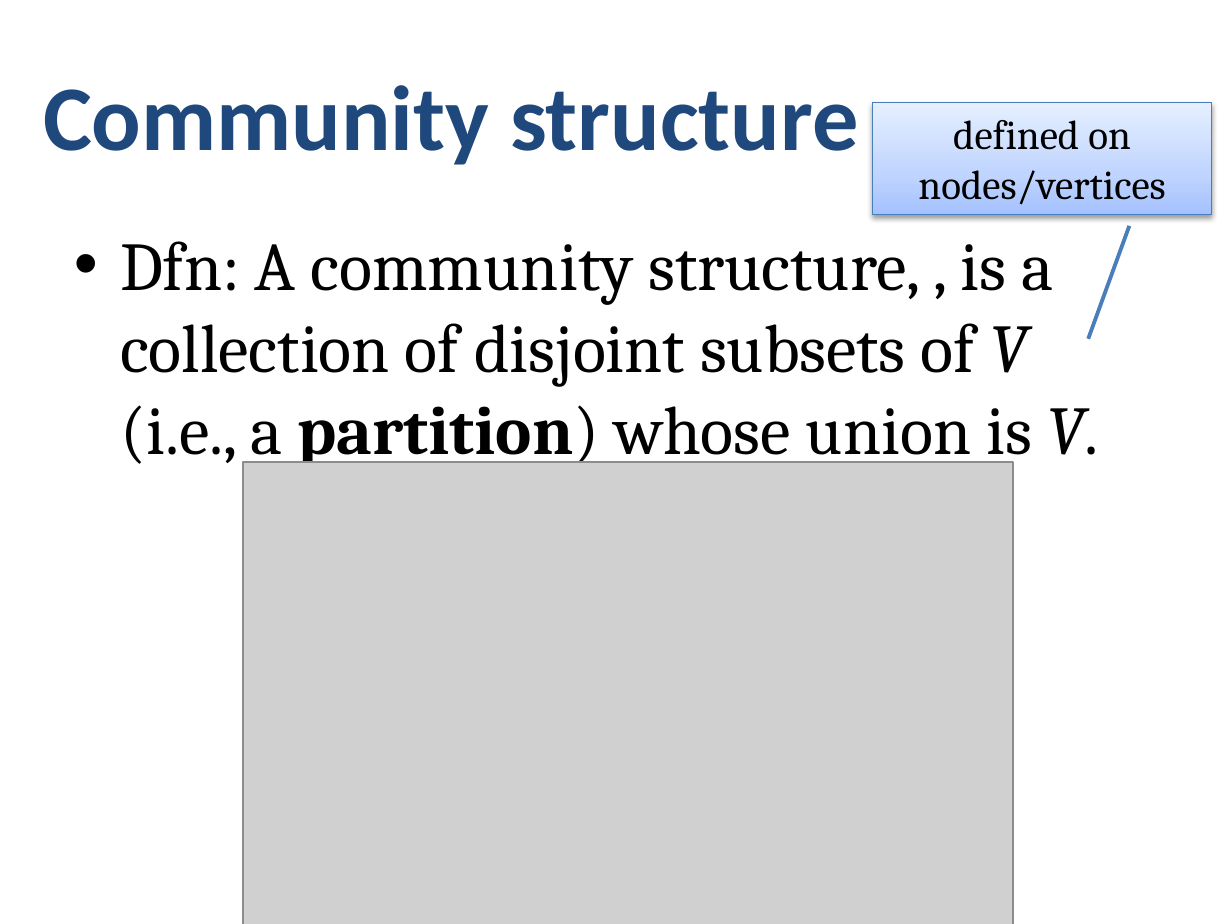
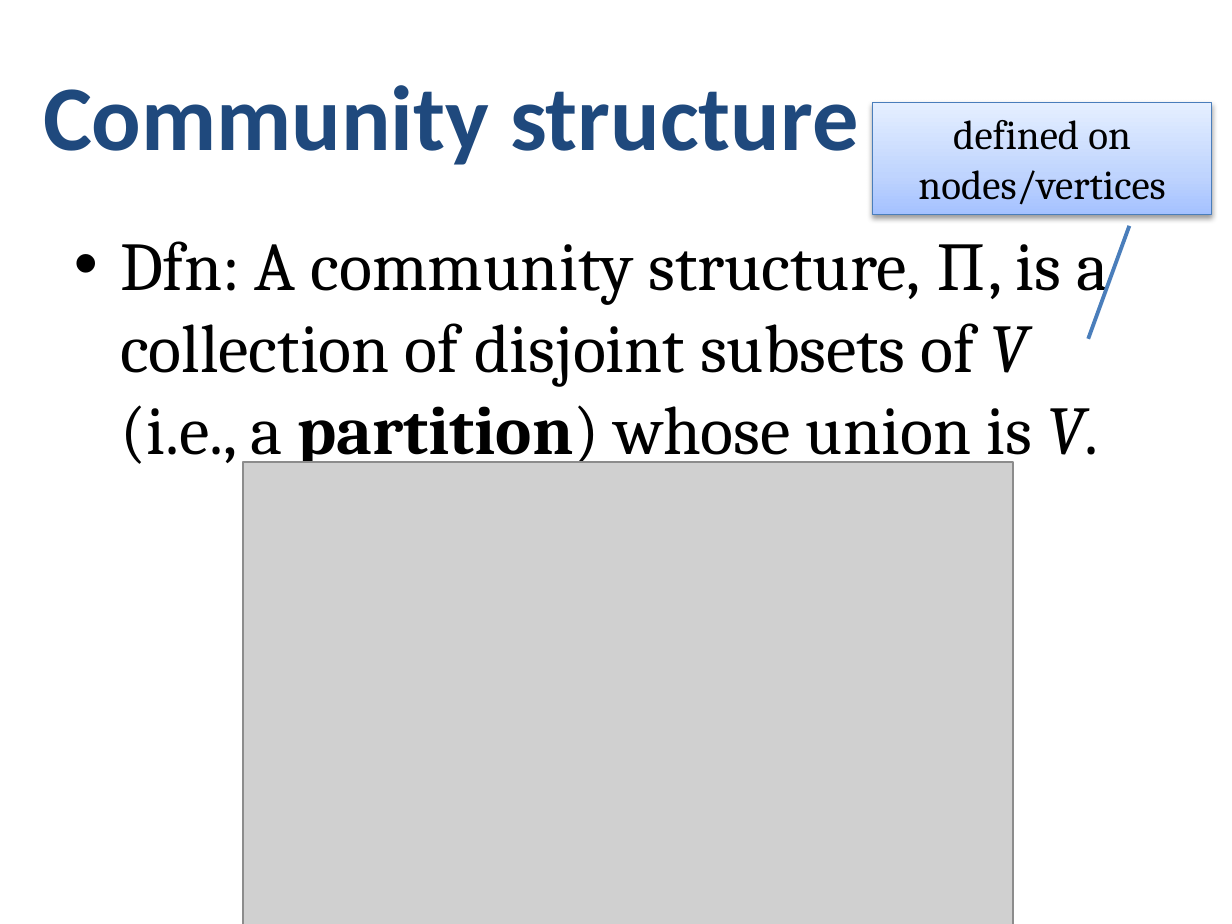
Before and after one commit to dragonstw/socialnets18, a slide deck: slide 8 of resources/04_Communities.pptx. Drawn at 1232x924 pixels with LibreOffice and Linux fonts; fonts in the diff are those of the drawing; grey boxes stand for pictures. Boxes give left, top, right and bottom in pixels: in the first picture for what was removed or moved away, otherwise in the second. Text is boxed around its words. In the diff, an @@ line names an element or a change of style, - is before the commit and + after.

```diff
--- a/resources/04_Communities.pptx
+++ b/resources/04_Communities.pptx
@@ text at bbox=[120, 241, 1109, 470]: text changed @@
-• Dfn: A community structure, , is a collection of disjoint subsets of V (i.e., a partition) whose union is V.
+• Dfn: A community structure, ∏, is a collection of disjoint subsets of V (i.e., a partition) whose union is V.
```
Also in this commit, not shown: 2 other files.
